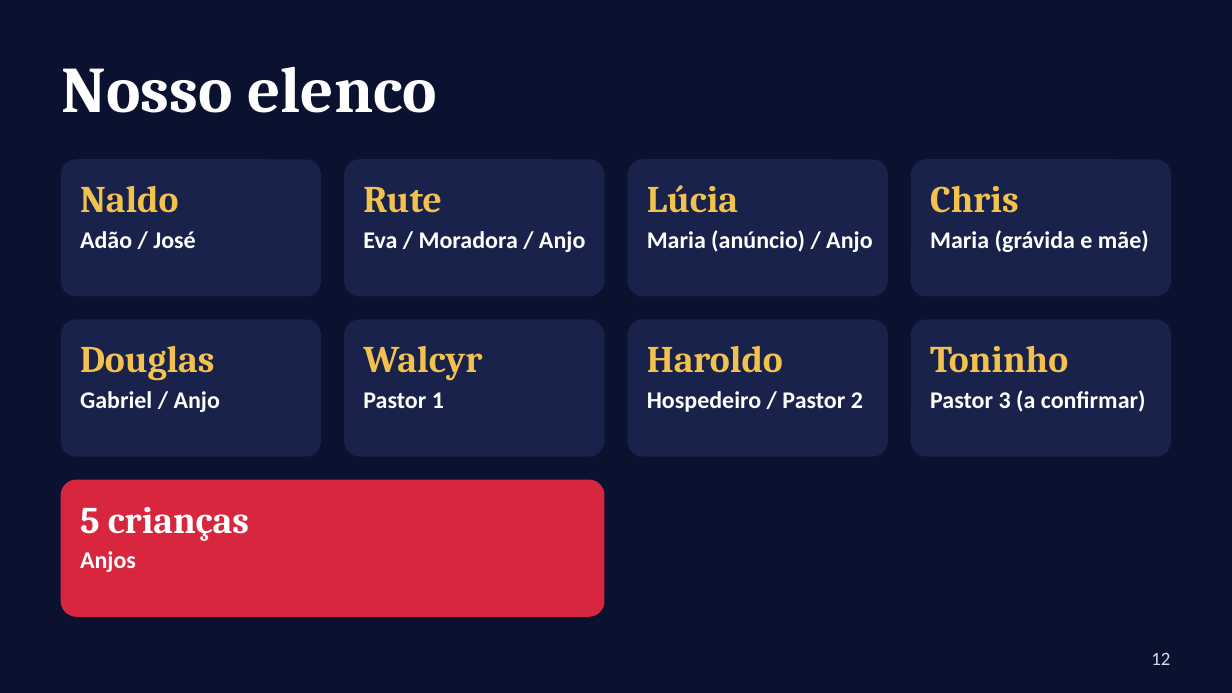
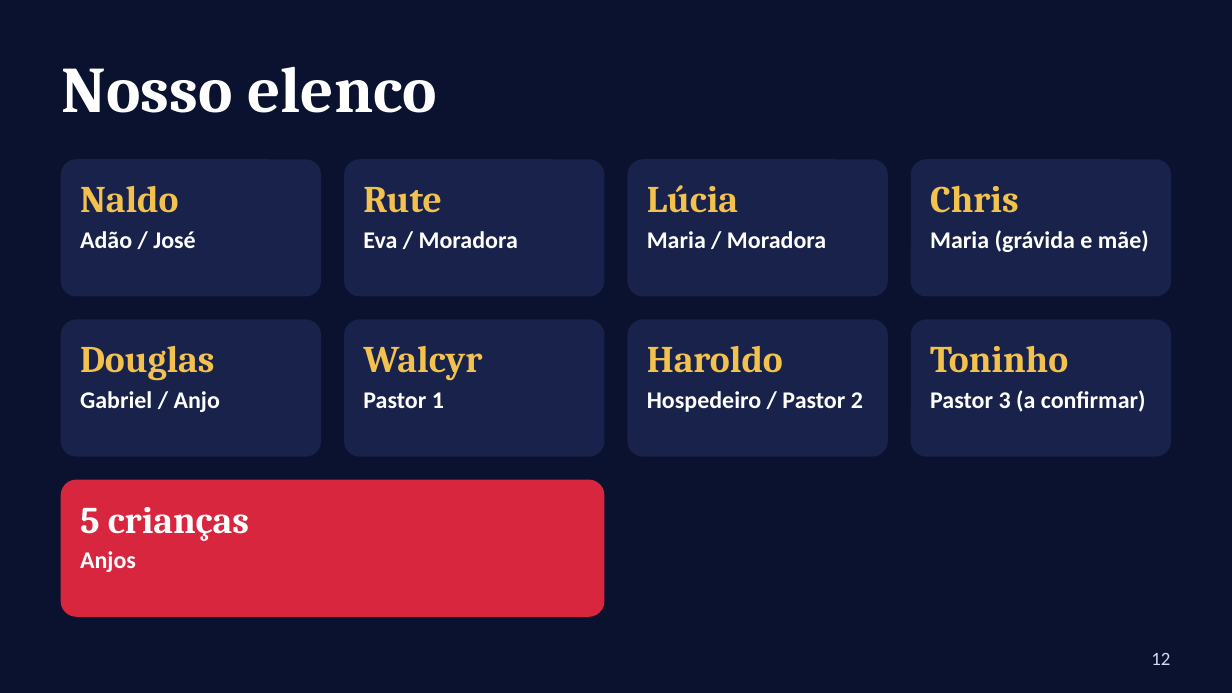
Before and after one commit to MatheusXd1227/Rob-IA-BTG, a slide deck: slide 12 of teatro/apresentacao-telao.pptx. Drawn at 1232x693 pixels with LibreOffice and Linux fonts; fonts in the diff are those of the drawing. Boxes give left, top, right and bottom in pixels: in the first picture for what was removed or moved away, otherwise in the second. Text is boxed around its words. In the diff, an @@ line names an element or a change of style, - is before the commit and + after.

```diff
--- a/teatro/apresentacao-telao.pptx
+++ b/teatro/apresentacao-telao.pptx
@@ text at (363, 231, 518, 248): text changed @@
-Eva / Moradora / Anjo
+Eva / Moradora
@@ text at (647, 231, 826, 248): text changed @@
-Maria (anúncio) / Anjo
+Maria / Moradora
```
Also in this commit, not shown: 1 other slide changed, 8 other files.
